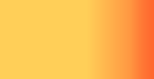
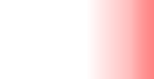
Comparing the layer stacks of the two 154x79 images. Changes:
pixels changed over [0, 0, 154, 79] (layer not identified)
